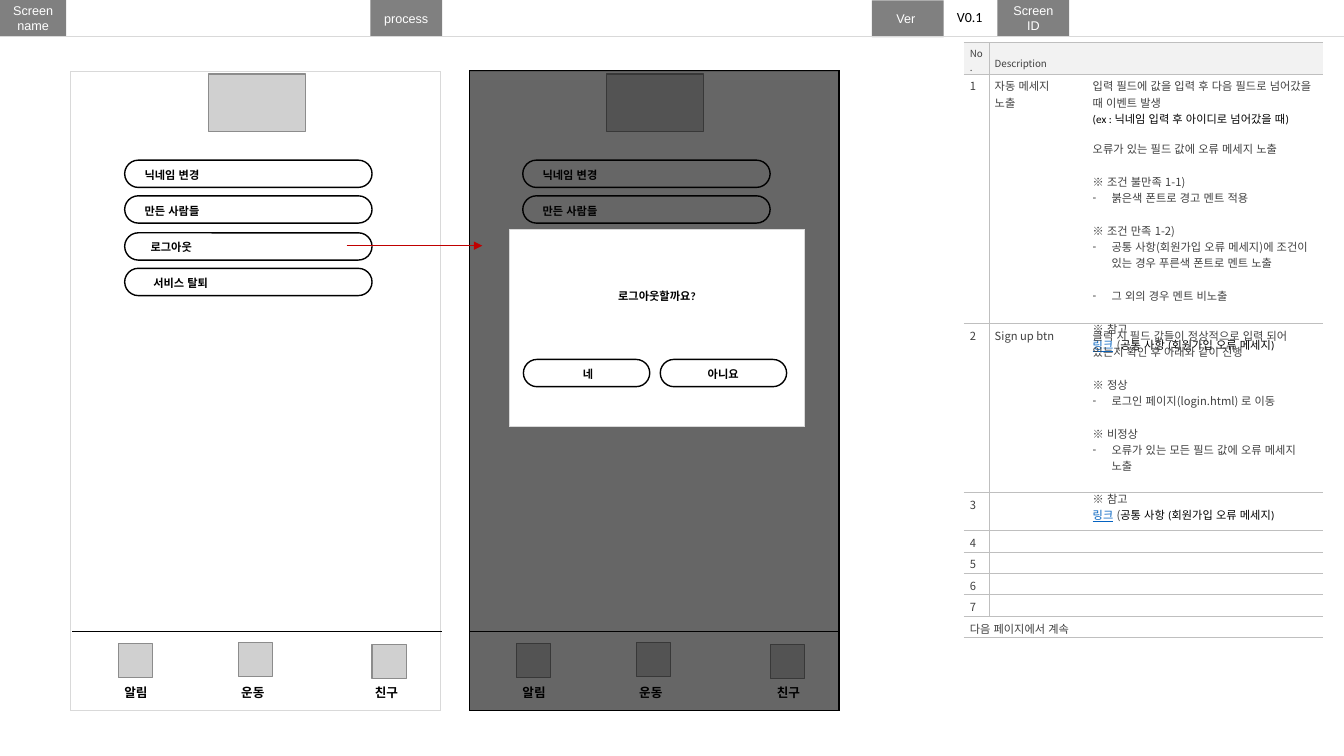
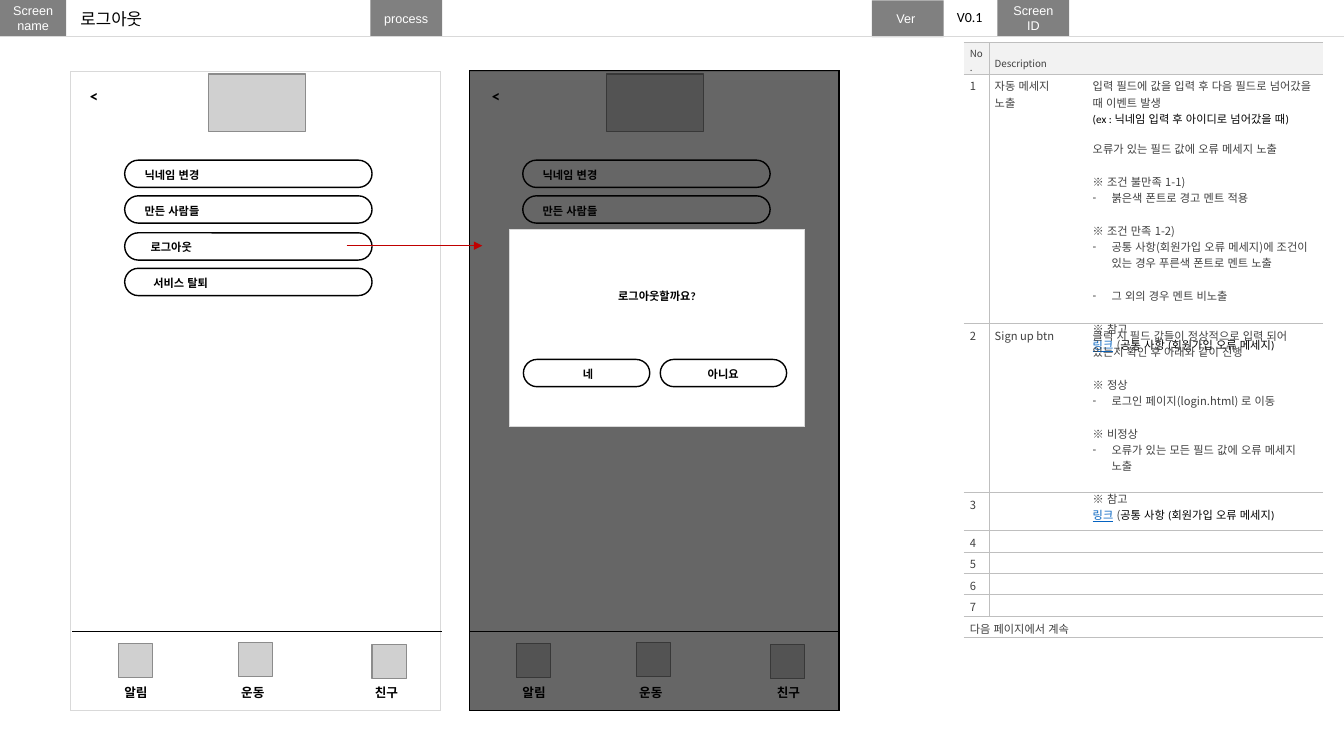
Before and after one commit to nohminkyoung/Final_project, a slide deck: slide 28 of finalproject_화면설계.pptx (slide 16 before the commit). Drawn at 1344x756 pixels with LibreOffice and Linux fonts; fonts in the diff are those of the drawing; grey boxes stand for pictures. Boxes give left, top, right and bottom in pixels: in the first picture for what was removed or moved away, otherwise in the second. Text is boxed around its words. In the diff, an @@ line names an element or a change of style, - is before the commit and + after.

```diff
--- a/finalproject_화면설계.pptx
+++ b/finalproject_화면설계.pptx
@@ text added at bbox=[80, 11, 142, 27], 12 pt, text #000000 @@
+로그아웃
@@ text added at bbox=[80, 81, 109, 111], 12 pt, text #000000, bold @@
+<
@@ text added at bbox=[482, 81, 511, 111], 12 pt, text #000000, bold @@
+<
```
Also in this commit, not shown: 7 other slides changed, 12 slides added.
